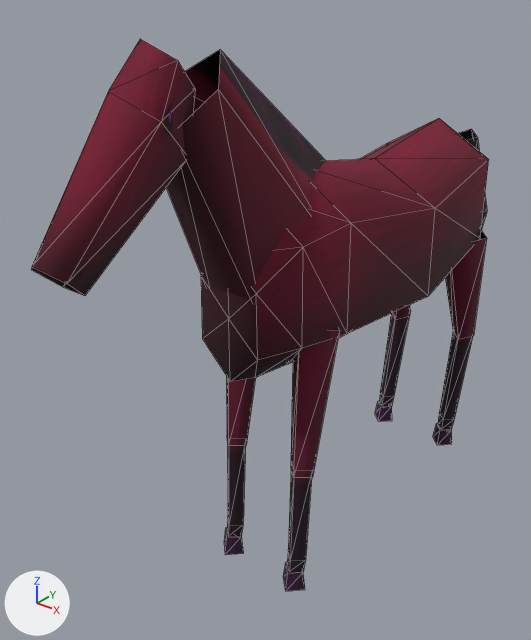
An edit to the glTF model ordo/assets/models/units/horse_lod1.glb, drawn before and after from the same camera.
One viewpoint serves both versions: a 50 mm lens placed at (1.36, -2.27, 2.11), pointed at (-0.18, -0.34, 0.91). Lighting does not change. The marker at lower left points along +X, +Y and +Z. The picture after the commit comes second. Mesh edges are drawn as thin lines. Vertices at exactly the same position are counted once.

Names of what the first picture shows: 'horse_lod1'.
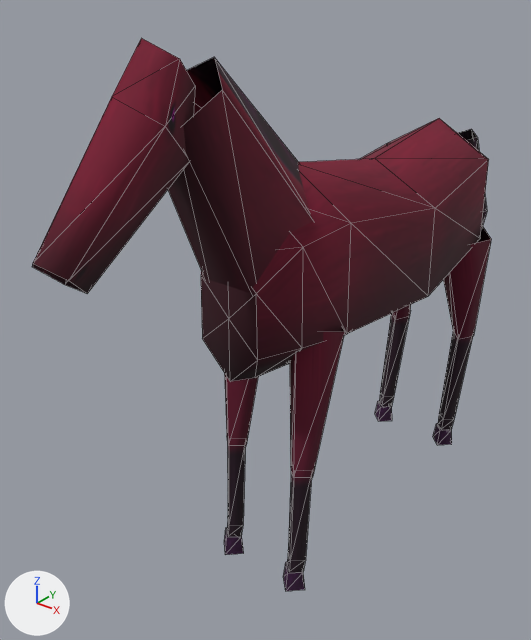
Pixel boxes (x1, y1, x2, y2) of what changed, in the pictures (531 x 640 px; the box of a moved part takes in the faces that stretch with it):
'horse_lod1', reshaped, surface changed: before (31, 39, 489, 591); after (32, 38, 491, 591)
part 1 of me_horse_lod1, moved or reshaped: before (31, 39, 195, 296); after (32, 38, 195, 294)
part 2 of me_horse_lod1, moved or reshaped: before (166, 50, 339, 477); after (168, 57, 345, 477)
part 3 of me_horse_lod1, moved or reshaped: before (392, 230, 487, 338); after (392, 226, 491, 338)

Diff of the bpy script that builds the scene:
```diff
--- a/ordo/assets/models/units/horse_lod1.glb.py
+++ b/ordo/assets/models/units/horse_lod1.glb.py
@@ me_horse_lod1 @@
 # used by ob_horse_lod1; location = (0.0, 0.0, 0.0)
-me_horse_lod1.from_pydata(...)  # 190 vertices, 246 faces; spans x -0.28..0.28, y -1.4..1.09, z 0.0..1.95
-me_horse_lod1.vertices[38].co = (0.0, -0.19, 1.47)
-me_horse_lod1.vertices[39].co = (-0.16, -0.42, 1.3)
-me_horse_lod1.vertices[40].co = (-0.1, -0.7, 1.11)
-me_horse_lod1.vertices[41].co = (0.1, -0.7, 1.11)
-me_horse_lod1.vertices[42].co = (0.16, -0.42, 1.3)
-me_horse_lod1.vertices[43].co = (0.0, -0.75, 1.9)  # pixel (220, 49)
-me_horse_lod1.vertices[44].co = (-0.09, -0.86, 1.82)
-me_horse_lod1.vertices[47].co = (0.09, -0.86, 1.82)  # pixel (218, 89)
-me_horse_lod1.vertices[63].co = (0.15, -0.58, 1.07)
-me_horse_lod1.vertices[64].co = (0.06, -0.49, 1.06)
-me_horse_lod1.vertices[65].co = (0.15, -0.4, 1.05)
-me_horse_lod1.vertices[66].co = (0.24, -0.49, 1.06)  # pixel (339, 330)
-me_horse_lod1.vertices[119].co = (-0.15, -0.58, 1.07)
-me_horse_lod1.vertices[120].co = (-0.24, -0.49, 1.06)
-me_horse_lod1.vertices[121].co = (-0.15, -0.4, 1.05)
-me_horse_lod1.vertices[122].co = (-0.06, -0.49, 1.06)
-me_horse_lod1.vertices[91].co = (0.17, 0.42, 1.07)
-me_horse_lod1.vertices[92].co = (0.06, 0.52, 1.1)
-me_horse_lod1.vertices[93].co = (0.17, 0.62, 1.13)
-me_horse_lod1.vertices[94].co = (0.28, 0.52, 1.1)  # pixel (486, 237)
-me_horse_lod1.vertices[147].co = (-0.17, 0.42, 1.07)
-me_horse_lod1.vertices[148].co = (-0.28, 0.52, 1.1)
-me_horse_lod1.vertices[149].co = (-0.17, 0.62, 1.13)
-me_horse_lod1.vertices[150].co = (-0.06, 0.52, 1.1)
+me_horse_lod1.from_pydata(...)  # 190 vertices, 246 faces; spans x -0.3..0.3, y -1.39..1.09, z 0.0..1.95
+# me_horse_lod1 part 1: the loose piece of 15 vertices spanning x -0.09..0.09, y -1.4..-0.9, z 1.4..1.95 is scaled about its middle by (1.05, 0.989, 0.99)
+# me_horse_lod1 part 2
+me_horse_lod1.vertices[38].co = (0.0, -0.29, 1.44)
+me_horse_lod1.vertices[39].co = (-0.17, -0.46, 1.32)
+me_horse_lod1.vertices[40].co = (-0.1, -0.7, 1.15)
+me_horse_lod1.vertices[41].co = (0.1, -0.7, 1.15)
+me_horse_lod1.vertices[42].co = (0.17, -0.46, 1.32)
+me_horse_lod1.vertices[43].co = (0.0, -0.78, 1.89)  # pixel (214, 56)
+me_horse_lod1.vertices[44].co = (-0.1, -0.86, 1.83)
+me_horse_lod1.vertices[47].co = (0.1, -0.86, 1.83)  # pixel (222, 89)
+me_horse_lod1.vertices[63].co = (0.15, -0.6, 1.07)
+me_horse_lod1.vertices[64].co = (0.04, -0.49, 1.06)
+me_horse_lod1.vertices[65].co = (0.15, -0.38, 1.05)
+me_horse_lod1.vertices[66].co = (0.26, -0.49, 1.06)  # pixel (344, 331)
+me_horse_lod1.vertices[119].co = (-0.15, -0.6, 1.07)
+me_horse_lod1.vertices[120].co = (-0.26, -0.49, 1.06)
+me_horse_lod1.vertices[121].co = (-0.15, -0.38, 1.05)
+me_horse_lod1.vertices[122].co = (-0.04, -0.49, 1.06)
+# me_horse_lod1 part 3
+me_horse_lod1.vertices[91].co = (0.17, 0.4, 1.06)
+me_horse_lod1.vertices[92].co = (0.04, 0.52, 1.1)
+me_horse_lod1.vertices[93].co = (0.17, 0.64, 1.14)
+me_horse_lod1.vertices[94].co = (0.3, 0.52, 1.1)  # pixel (491, 239)
+me_horse_lod1.vertices[147].co = (-0.17, 0.4, 1.06)
+me_horse_lod1.vertices[148].co = (-0.3, 0.52, 1.1)
+me_horse_lod1.vertices[149].co = (-0.17, 0.64, 1.14)
+me_horse_lod1.vertices[150].co = (-0.04, 0.52, 1.1)
+# me_horse_lod1 part 4: texture (UV) coordinates changed
 me_horse_lod1.materials.append(mat_animals)
```
